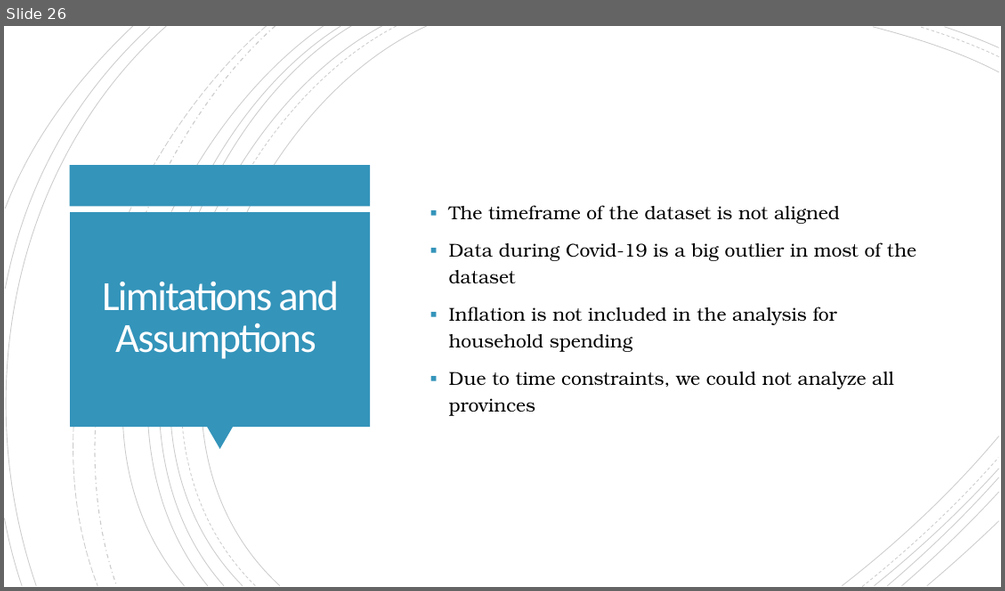
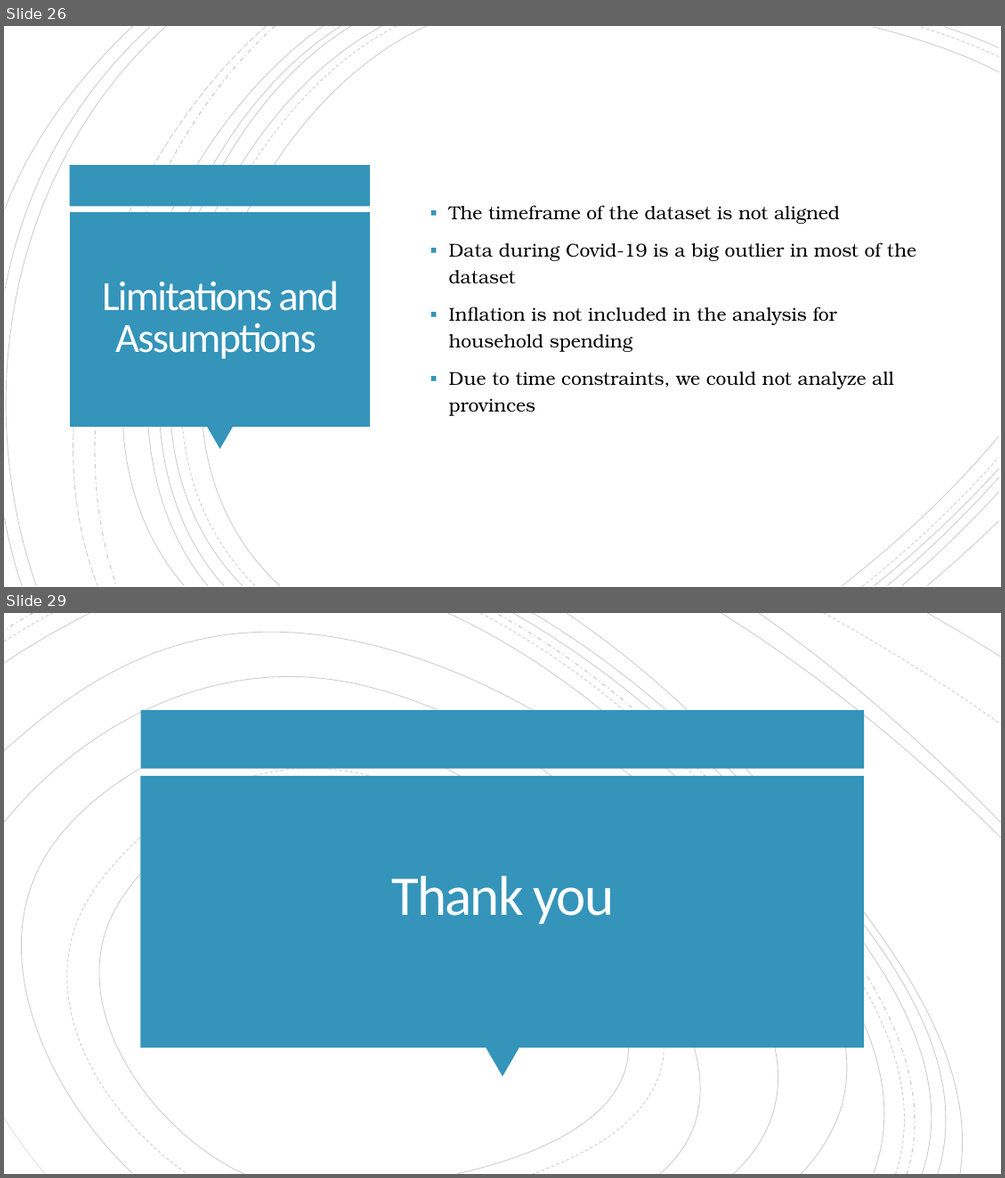
Before and after one commit to Cadeem-M/Project-1-Unemployment, a slide deck: Unemployment Analysis Presentation - Group 2.pptx. Shown one above the other, each under a label of ours: slide 26 before the commit, slides 26 and 29 after it; the slides between them are not shown. The pictures are 1005x591 and 1005x1178 pixels, drawn with LibreOffice and Linux fonts; fonts in the diff are those of the drawing. Boxes give left, top, right and bottom in pixels: in the first picture for what was removed or moved away, otherwise in the second. Text is boxed around its words. In the diff, an @@ line names an element or a change of style, - is before the commit and + after.

```diff
--- a/Unemployment Analysis Presentation - Group 2.pptx
+++ b/Unemployment Analysis Presentation - Group 2.pptx
@@ slide 29 added at (x1=4, y1=613, x2=1001, y2=1174), background #FFFFFF @@
@@ group added at (x1=4, y1=613, x2=1001, y2=1174): 19 freeform shapes @@
@@ rectangle added at (x1=141, y1=710, x2=864, y2=769), fill #3494BA @@
@@ rectangle added at (x1=141, y1=776, x2=864, y2=1047), fill #3494BA @@
@@ title added at (x1=391, y1=876, x2=615, y2=924), 54 pt, text #FFFEFF @@
+Thank you
@@ triangle added at (x1=485, y1=1047, x2=519, y2=1076), fill #3494BA @@
```
Also in this commit, not shown: 1 slide changed, 1 other slide added, 1 other file.
